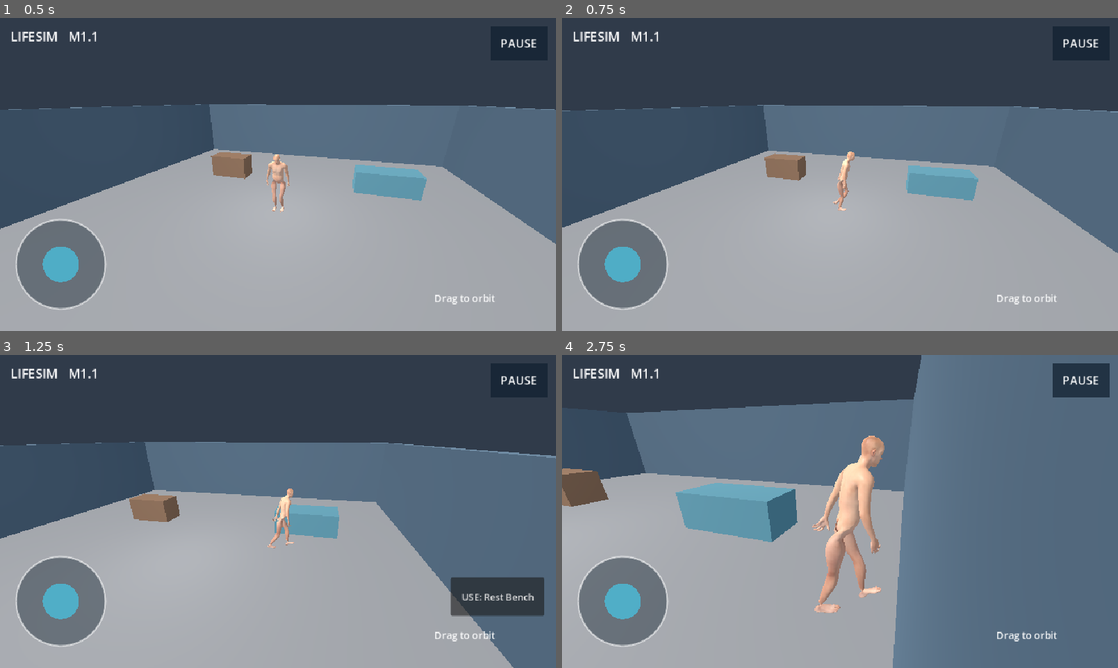
Above: before the commit, frames 1-4 (two rows, left to right).
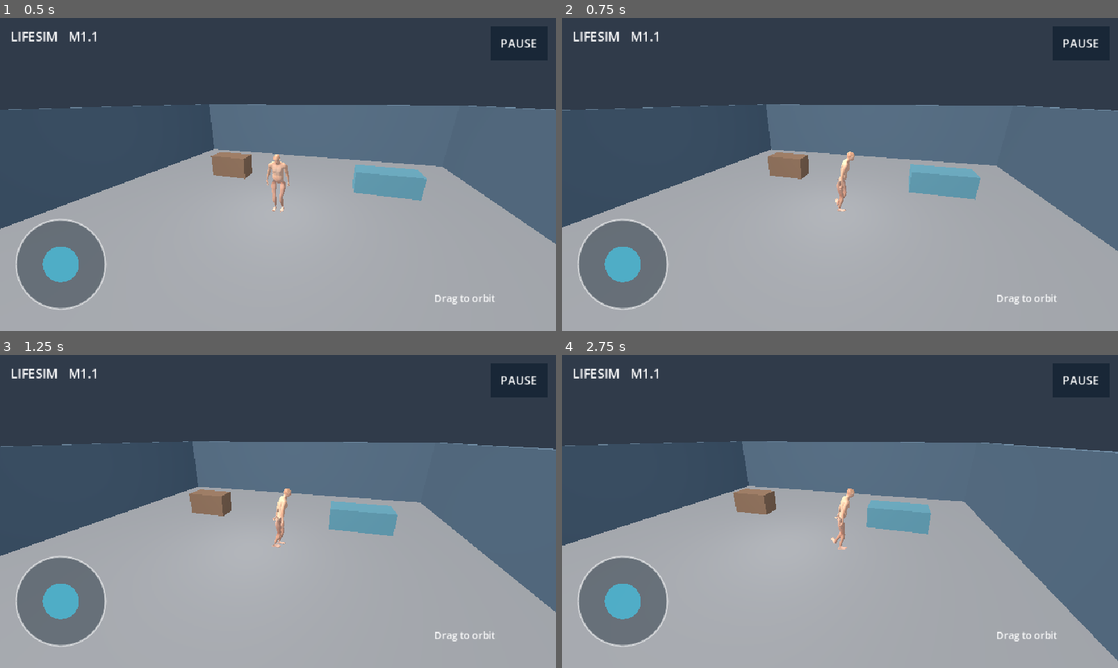
Above: after the commit, the same moments.

Repository: Ye-Shwethway/creators-universe-lifesim
Game: Godot game, scene res://scenes/main.tscn
Same seed, same stepped clock (60 frames per second), same inputs: the game is played once before the commit and once after it.
Inputs (mouse positions are in pixels of both pictures, inside the frame that each line leads up to):
- Up to frame 1 (0.5 s): no input
- Up to frame 2 (0.75 s): move the mouse to (962, 158) at 0.52 s; hold D (move_right) from 0.53 s (still down); hold Shift (sprint) from 0.53 s (still down); click (962, 158) at 0.67 s
- Up to frame 3 (1.25 s): keep holding D (move_right); keep holding Shift (sprint)
- Up to frame 4 (2.75 s): release D (move_right) at 1.25 s; release Shift (sprint) at 1.25 s; drag from (728, 527) to (812, 574) at 1.27 s; move the mouse to (895, 442) at 2.02 s; hold D (move_right) from 2.03 s (still down); hold Shift (sprint) from 2.03 s (still down)

Frame 1 is identical in both runs. In frame 2, 1.1% of the frame differs, in the area x 0-100%, y 27-76%; in frame 3, 13%; in frame 4, 42%, in the area x 0-100%, y 0-100%.

Commit message:
feat(animation): coordinate batch-03 stroll speed and metadata

Diff:
--- a/scripts/characters/player_controller.gd
+++ b/scripts/characters/player_controller.gd
@@ -1,8 +1,8 @@
 extends CharacterBody3D
 class_name LifeSimPlayer
 
-const WALK_SPEED: float = 4.2
-const RUN_SPEED: float = 6.2
+const WALK_SPEED: float = 0.691 # Batch-03 measured stroll reference, Godot meters/sec
+const RUN_SPEED: float = 1.382 # Temporary sprint preview; no dedicated run clip yet
 const ACCELERATION: float = 12.0
 var input_axis: Vector2 = Vector2.ZERO
 var running: bool = false
